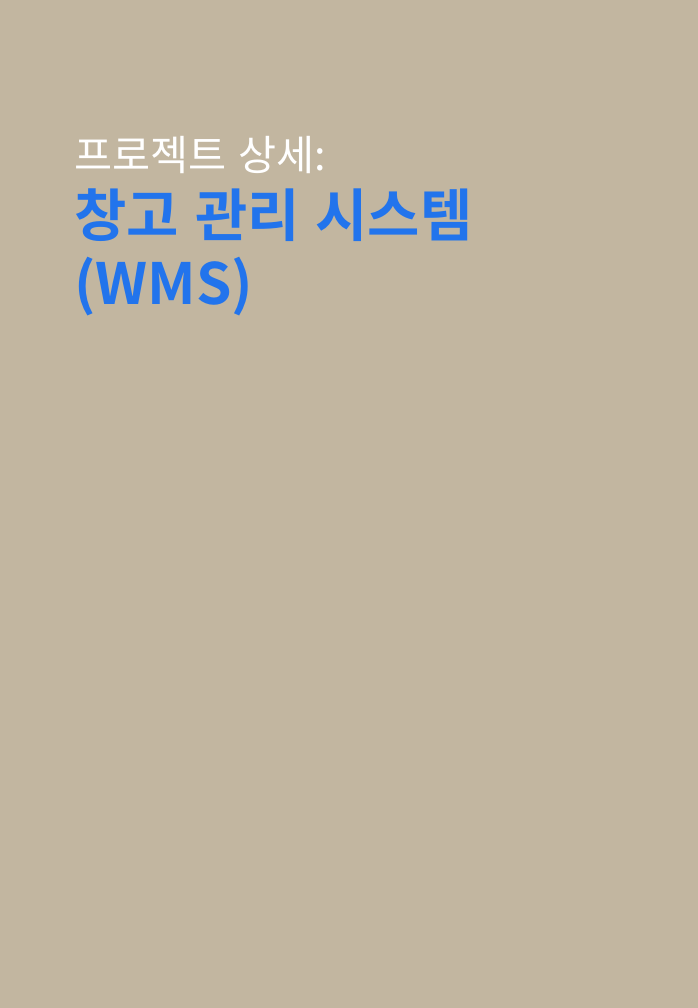
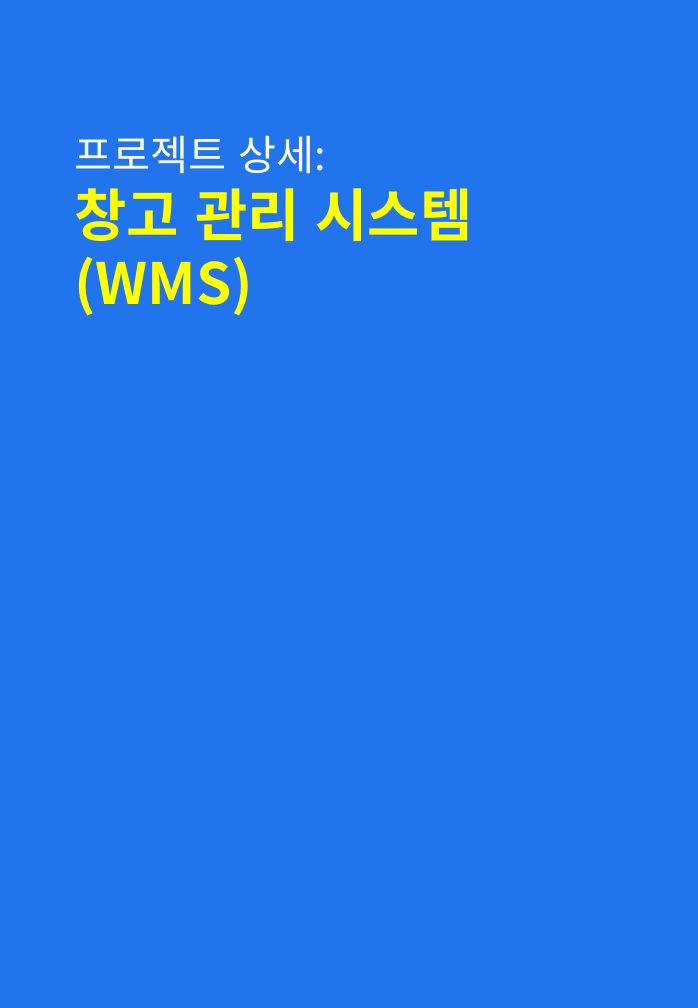
Before and after one commit to yuseok01/itgorae, a slide deck: slide 4 of ppt/241124 포트폴리오_김유석.pptx. Drawn at 698x1008 pixels with LibreOffice and Linux fonts; fonts in the diff are those of the drawing. Boxes give left, top, right and bottom in pixels: in the first picture for what was removed or moved away, otherwise in the second. Text is boxed around its words. In the diff, an @@ line names an element or a change of style, - is before the commit and + after.

```diff
--- a/ppt/241124 포트폴리오_김유석.pptx
+++ b/ppt/241124 포트폴리오_김유석.pptx
@@ background #C2B6A0 to #2274EC @@
@@ text at box(74, 188, 473, 316): text colour #2274EC to #FFFF00 in "창고 관리 시스템", "(WMS)" @@
```
Also in this commit, not shown: 8 other slides changed, 5 other files.
